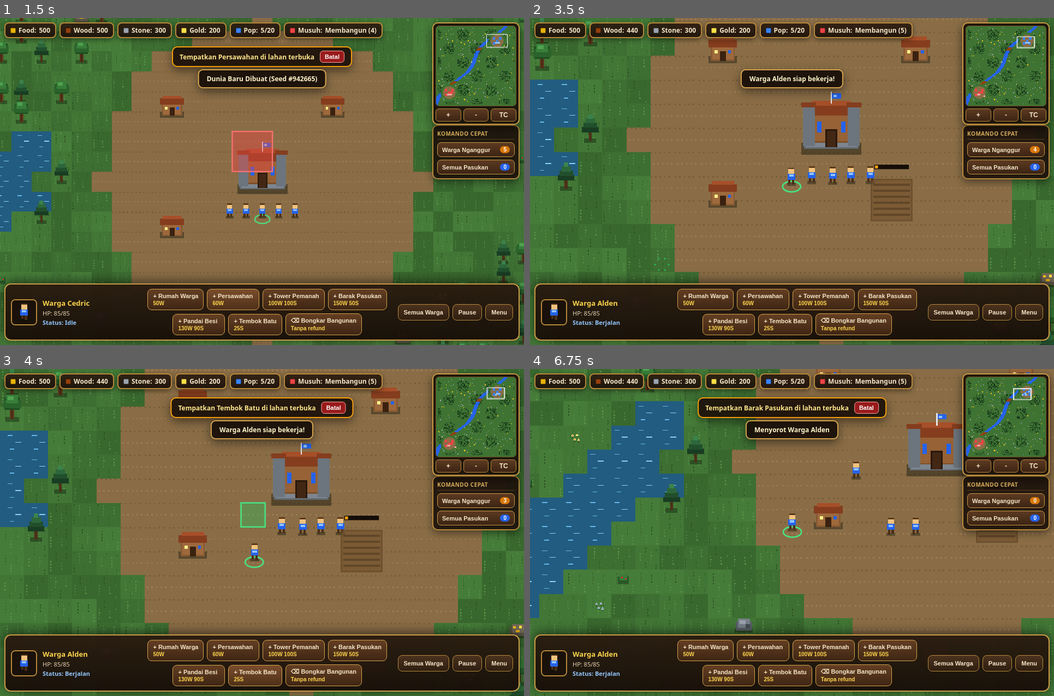
Above: before the commit, frames 1-4 (two rows, left to right).
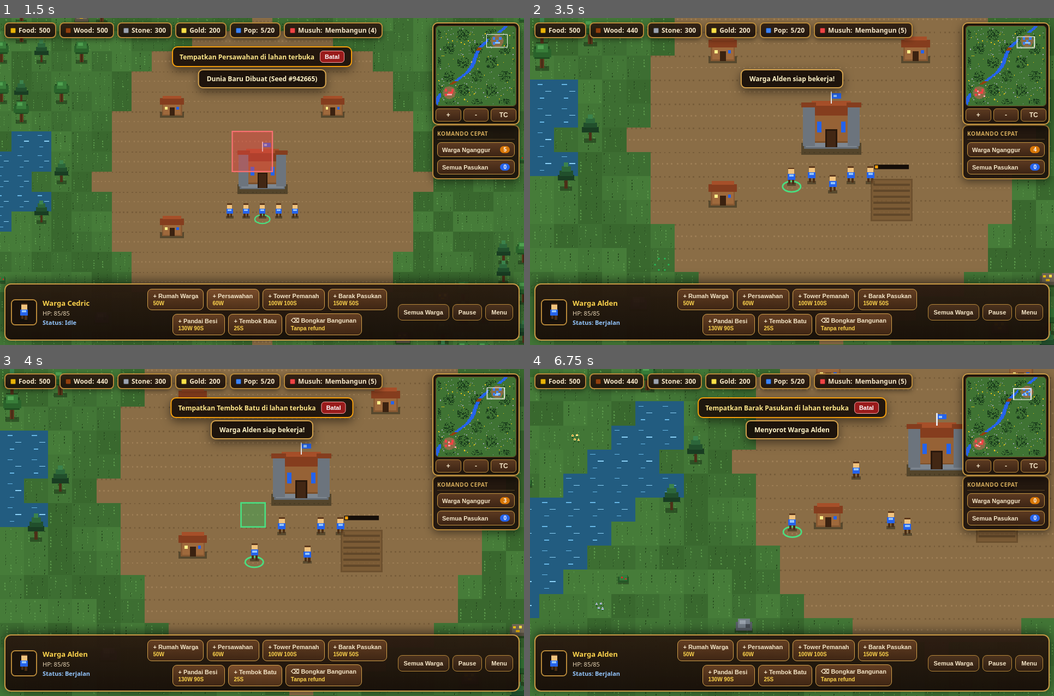
Above: after the commit, the same moments.

Repository: vexelkang-cell/gamepai
Game: browser game, page games/kingdom-war-2d/index.html
The game is run twice, just before and just after one commit, with the same random seed, the same clock (stepped at 60 frames per second) and the same inputs.
Inputs (mouse positions are in pixels of both pictures, inside the frame that each line leads up to):
- Up to frame 1 (1.5 s): click "NEW GAME" at 0.27 s; click (262, 214) at 1.07 s; click "+ Persawahan 60W" at 1.27 s
- Up to frame 2 (3.5 s): click (687, 148) at 1.67 s; click "+" at 1.87 s; press the mouse at (896, 132) at 2.27 s; release the mouse at (792, 116) at 2.4 s; click "TC" at 2.47 s; click (870, 246) at 2.87 s; click "Warga Nganggur 4" at 3.07 s; click (661, 263) at 3.47 s
- Up to frame 3 (4 s): click "+ Tembok Batu 25S" at 3.67 s
- Up to frame 4 (6.75 s): press the mouse at (792, 467) at 4.07 s; release the mouse at (739, 646) at 4.2 s; click "⌫ Bongkar Bangunan Tanpa refu…" at 4.27 s; click (949, 548) at 4.67 s; click "Semua Warga" at 4.87 s; click (634, 532) at 5.27 s; click "Semua Pasukan 0" at 5.47 s; press the mouse at (739, 646) at 5.87 s; release the mouse at (687, 499) at 6 s; click "+ Barak Pasukan 150W 50S" at 6.07 s; click (844, 418) at 6.47 s; click "Warga Nganggur 0" at 6.67 s

Frame 1 is identical in both runs. In frame 2, 0.1% of the frame differs, in the area x 56-86%, y 22-54%; in frame 3, 0.1%; in frame 4, 0.2%, in the area x 68-87%, y 22-51%.

Commit message:
Repath stuck units with dynamic grid navigation

Diff:
--- a/games/kingdom-war-2d/index.html
+++ b/games/kingdom-war-2d/index.html
@@ -2140,7 +2140,7 @@
           if (moved < 5) {
             this.stuckCount++;
             this.escapeDeadEnd(world);
-            this.waypoints = world.findPath(this.x, this.y, goalX, goalY);
+            this.waypoints = this.findPathAroundUnits(goalX, goalY, world);
           } else {
             this.stuckCount = 0;
           }
